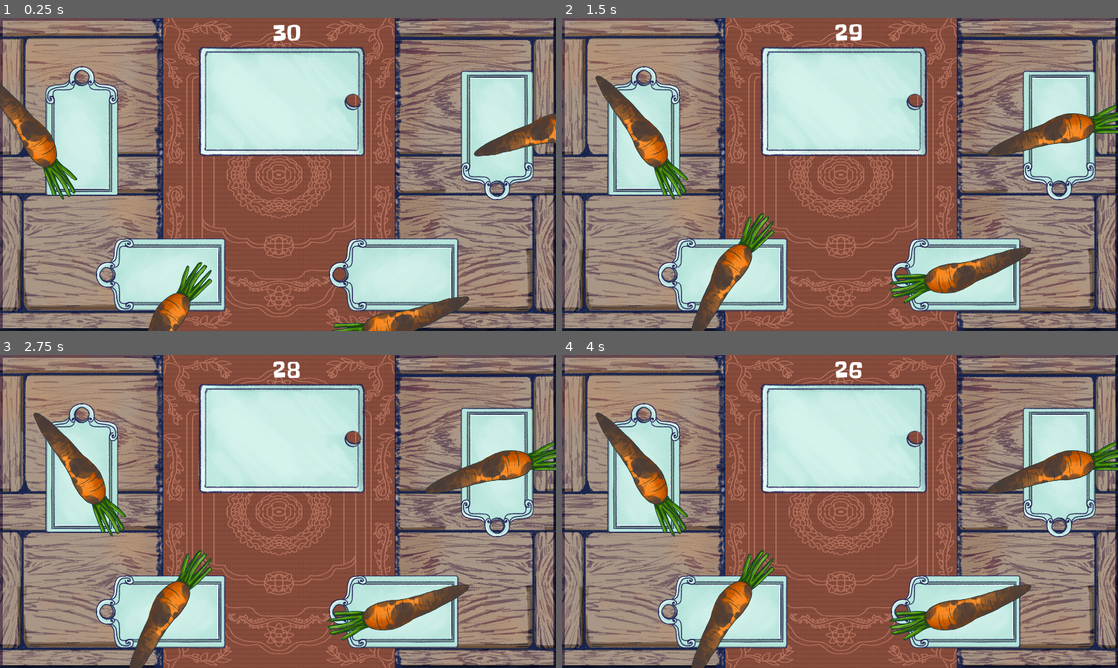
Above: before the commit, frames 1-4 (two rows, left to right).
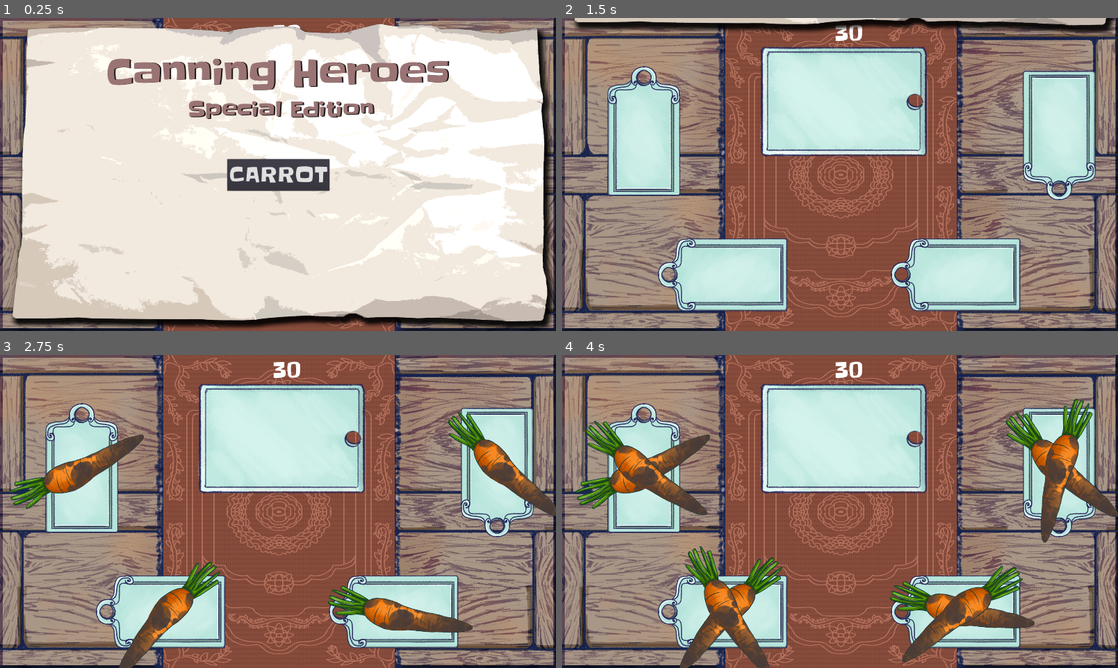
Above: after the commit, the same moments.

Repository: doctor-g/CanningHeroesGE
Game: Godot game, scene res://src/Game.tscn
The game is run twice, just before and just after one commit, with the same random seed, the same clock (stepped at 60 frames per second) and the same inputs.
Inputs (mouse positions are in pixels of both pictures, inside the frame that each line leads up to):
- Up to frame 1 (0.25 s): no input
- Up to frame 2 (1.5 s): click (840, 174) at 0.5 s, where only the run after the commit has a clickable "CARROT"; drag from (717, 293) to (979, 268) at 1.27 s
- Up to frame 3 (2.75 s): tap Enter at 2 s; drag from (417, 605) to (155, 630) at 2.02 s
- Up to frame 4 (4 s): move the mouse to (1040, 473) at 2.77 s; click (1040, 473) at 2.92 s; drag from (628, 458) to (979, 605) at 3.52 s

The runs differ from the first frame. In frame 1, 90% of the frame differs, in the area x 0-100%, y 1-100%; in frame 2, 10%; in frame 3, 9.5%; in frame 4, 14%.

Commit message:
Implement core loop of menu->game->end
When dismissing the end screen, the main scene is reloaded. This is
the same behavior as the original version. It's not very elegant, but
it works.

Diff:
--- a/project/project.godot
+++ b/project/project.godot
@@ -9,6 +9,11 @@
 config_version=4
 
 _global_script_classes=[ {
+"base": "Node",
+"class": "Food",
+"language": "GDScript",
+"path": "res://src/Food/Food.gd"
+}, {
 "base": "Control",
 "class": "GameTimer",
 "language": "GDScript",
@@ -25,6 +30,7 @@
 "path": "res://src/Util/TweenPool.gd"
 } ]
 _global_script_class_icons={
+"Food": "",
 "GameTimer": "",
 "Tray": "",
 "TweenPool": ""
@@ -35,6 +41,10 @@
 config/name="Canning Heroes"
 run/main_scene="res://src/Game.tscn"
 config/icon="res://icon.png"
+
+[debug]
+
+gdscript/warnings/return_value_discarded=false
 
 [display]
 
--- a/project/src/Food/Carrot/CleanableCarrot.gd
+++ b/project/src/Food/Carrot/CleanableCarrot.gd
@@ -1,6 +1,4 @@
-extends Area2D
-
-signal cleaned()
+extends "../Food.gd"
 
 # How far to move to count as movement when scrubbing
 export var movement_threshold_squared := 1
@@ -18,13 +16,13 @@
 onready var dirt : Sprite = $Carrot/Dirt
 
 func _process(delta:float):
-	if _is_scrubbing and not _is_clean:
+	if enabled and _is_scrubbing and not _is_clean:
 		var prev :Color = dirt.self_modulate
 		var new_alpha : float = prev.a - clean_rate * delta
 		if new_alpha <= 0:
 			dirt.visible = false
 			_is_clean = true
-			emit_signal("cleaned")
+			emit_signal("processed")
 		else:
 			dirt.self_modulate = Color(prev.r, prev.g, prev.b, new_alpha)
 		_is_scrubbing = false
--- /dev/null
+++ b/project/src/Food/Food.gd
@@ -0,0 +1,8 @@
+extends Node
+class_name Food
+
+# Emitted when this food is fully processed
+# warning-ignore:unused_signal
+signal processed(food)
+
+var enabled := true
--- a/project/src/Game.gd
+++ b/project/src/Game.gd
@@ -1,8 +1,14 @@
 extends Node
 
 export(int) var round_duration := 30
+export(float) var paper_fly_duration := 1.5
 
-var Carrot = preload("res://src/Food/Carrot/CleanableCarrot.tscn")
+# This is an awkward workaround the lack of a timer.is_active method
+var _has_timer_started := false
+
+const CARROT_ROUND := {
+	"food": preload("res://src/Food/Carrot/CleanableCarrot.tscn")
+}
 
 onready var _workstations := []
 onready var _tween_pool : TweenPool = $TweenPool
@@ -10,42 +16,77 @@
 onready var _timer : Timer = $Timer
 onready var _ui_timer : GameTimer = $Interface/GameTimer
 
+onready var _round_config := CARROT_ROUND
+onready var _GameOverScene := preload("res://src/UI/GameOver.tscn")
+
 # Number of fruits completed
 var _completed := 0
 
 func _ready():
 	_workstations = $Workstations.get_children()
+
+
+func _start_game():
 	for workstation in _workstations:
-		_add_carrot_to(workstation)
+		_add_food_to(workstation)
 	_timer.start(round_duration)
+	_has_timer_started = true
+
 
 func _process(_delta:float):
-	_ui_timer.update_time_remaining(_timer.time_left)
+	_ui_timer.update_time_remaining(_timer.time_left if _has_timer_started else round_duration)
 
 
-func _add_carrot_to(workstation):
+func _add_food_to(workstation:Node2D):
 	var tween = _tween_pool.create()
 	var source = workstation.spawn_point.get_global_transform().origin
 	var destination = workstation.get_global_transform().origin
-	var carrot = Carrot.instance()
-	carrot.position = source
-	carrot.rotation_degrees = rand_range(1,360)
-	$Food.add_child(carrot)
-	tween.interpolate_property(carrot, "position", source, destination, 1, Tween.TRANS_CUBIC, Tween.EASE_OUT)
+	var food = _round_config["food"].instance()
+	food.position = source
+	food.rotation_degrees = rand_range(1,360)
+	$Food.add_child(food)
+	tween.interpolate_property(food, "position", source, destination, 1, Tween.TRANS_CUBIC, Tween.EASE_OUT)
 	tween.start()
-	carrot.connect("cleaned", self, "_on_carrot_cleaned", [carrot, workstation])
+	food.connect("processed", self, "_on_food_processed", [food, workstation])
 
 
-func _on_carrot_cleaned(carrot:Area2D, workstation):
+func _on_food_processed(food:Area2D, workstation):
 	# Track completion and adjust Z so the latest is on top
 	_completed = _completed + 1
-	carrot.z_index = _completed
+	food.z_index = _completed
 
-	# Fly the carrot to the tray
+	# Fly the food to the tray
 	var tween = _tween_pool.create()
 	var destination = _tray.get_global_transform().xform(_tray.get_food_target())
-	tween.interpolate_property(carrot, "position", null, destination, 1, Tween.TRANS_CUBIC, Tween.EASE_OUT)
+	tween.interpolate_property(food, "position", null, destination, 1, Tween.TRANS_CUBIC, Tween.EASE_OUT)
 	tween.start()
 
-	# Add a new carrot
-	_add_carrot_to(workstation)
+	# Add a new food
+	_add_food_to(workstation)
+
+
+func _on_Timer_timeout():
+	# Set up and fly in the GameOver scene
+	var game_over_scene : Sprite = _GameOverScene.instance()
+	game_over_scene.z_index = _completed  # Force on top of food pile
+	add_child(game_over_scene)
+	game_over_scene.position = Vector2(0,-game_over_scene.texture.get_height())
+	var tween : Tween = _tween_pool.create()
+	tween.interpolate_property(game_over_scene, "position", null, Vector2.ZERO, paper_fly_duration, Tween.TRANS_CUBIC, Tween.EASE_OUT)
+	tween.start()
+
+	# Prevent further interaction with the food on the table
+	for food in $Food.get_children():
+		(food as Food).enabled = false
+
+
+func _on_MainMenu_game_selected(selection):
+	match selection:
+		"carrot":
+			var tween : Tween = _tween_pool.create()
+			tween.interpolate_property($MainMenu, "position", null, Vector2(0,-$Table.texture.get_height()), paper_fly_duration, Tween.TRANS_CUBIC, Tween.EASE_OUT)
+			tween.start()
+			tween.connect("tween_completed", self, "_on_MainMenu_fly_out_completed", [], CONNECT_ONESHOT)
+
+func _on_MainMenu_fly_out_completed(_object, _path):
+	_start_game()
--- a/project/src/Game.tscn
+++ b/project/src/Game.tscn
@@ -6,6 +6,7 @@
 [ext_resource path="res://src/Util/TweenPool.tscn" type="PackedScene" id=4]
 [ext_resource path="res://src/Environment/Tray.tscn" type="PackedScene" id=5]
 [ext_resource path="res://src/UI/GameTimer.tscn" type="PackedScene" id=6]
+[ext_resource path="res://src/UI/MainMenu.tscn" type="PackedScene" id=7]
 
 [node name="Game" type="Node"]
 script = ExtResource( 2 )
@@ -49,3 +50,7 @@
 [node name="Timer" type="Timer" parent="."]
 wait_time = 30.0
 one_shot = true
+
+[node name="MainMenu" parent="." instance=ExtResource( 7 )]
+[connection signal="timeout" from="Timer" to="." method="_on_Timer_timeout"]
+[connection signal="game_selected" from="MainMenu" to="." method="_on_MainMenu_game_selected"]
--- /dev/null
+++ b/project/src/UI/GameOver.gd
@@ -0,0 +1,4 @@
+extends Sprite
+
+func _on_OkButton_pressed():
+	get_tree().change_scene("res://src/Game.tscn")
--- /dev/null
+++ b/project/src/UI/GameOver.tscn
@@ -0,0 +1,49 @@
+[gd_scene load_steps=4 format=2]
+
+[ext_resource path="res://assets/ui/paper.png" type="Texture" id=1]
+[ext_resource path="res://assets/ui/canning_heroes_theme.tres" type="Theme" id=2]
+[ext_resource path="res://src/UI/GameOver.gd" type="Script" id=3]
+
+[node name="GameOver" type="Sprite"]
+texture = ExtResource( 1 )
+centered = false
+script = ExtResource( 3 )
+
+[node name="Control" type="Control" parent="."]
+anchor_right = 1.0
+anchor_bottom = 1.0
+__meta__ = {
+"_edit_use_anchors_": false
+}
+
+[node name="Label" type="Label" parent="Control"]
+anchor_top = 0.5
+anchor_right = 1.0
+anchor_bottom = 0.5
+margin_top = -50.5
+margin_bottom = 50.5
+theme = ExtResource( 2 )
+custom_colors/font_color = Color( 0.498039, 0.356863, 0.356863, 1 )
+custom_colors/font_color_shadow = Color( 0.0588235, 0.0509804, 0.0509804, 1 )
+custom_constants/shadow_offset_x = 3
+text = "A Winner is You"
+align = 1
+__meta__ = {
+"_edit_use_anchors_": false
+}
+
+[node name="OkButton" type="Button" parent="Control"]
+anchor_left = 0.5
+anchor_top = 1.0
+anchor_right = 0.5
+anchor_bottom = 1.0
+margin_left = -67.5
+margin_top = -218.58
+margin_right = 67.5
+margin_bottom = -111.58
+theme = ExtResource( 2 )
+text = "OK"
+__meta__ = {
+"_edit_use_anchors_": false
+}
+[connection signal="pressed" from="Control/OkButton" to="." method="_on_OkButton_pressed"]
--- a/project/src/UI/GameTimer.tscn
+++ b/project/src/UI/GameTimer.tscn
@@ -20,7 +20,7 @@
 margin_bottom = 14.0
 theme = ExtResource( 1 )
 custom_fonts/font = ExtResource( 2 )
-text = "0"
+text = "30"
 __meta__ = {
 "_edit_use_anchors_": false
 }
--- /dev/null
+++ b/project/src/UI/MainMenu.gd
@@ -0,0 +1,6 @@
+extends Sprite
+
+signal game_selected(selection)
+
+func _on_CarrotButton_pressed():
+	emit_signal("game_selected", "carrot")
--- /dev/null
+++ b/project/src/UI/MainMenu.tscn
@@ -0,0 +1,69 @@
+[gd_scene load_steps=6 format=2]
+
+[ext_resource path="res://assets/ui/paper.png" type="Texture" id=1]
+[ext_resource path="res://assets/ui/canning_heroes_theme.tres" type="Theme" id=2]
+[ext_resource path="res://assets/ui/Slackey-Regular.ttf" type="DynamicFontData" id=3]
+[ext_resource path="res://src/UI/MainMenu.gd" type="Script" id=4]
+
+[sub_resource type="DynamicFont" id=1]
+size = 128
+font_data = ExtResource( 3 )
+
+[node name="MainMenu" type="Sprite"]
+texture = ExtResource( 1 )
+centered = false
+script = ExtResource( 4 )
+
+[node name="Interface" type="Control" parent="."]
+anchor_right = 1.0
+anchor_bottom = 1.0
+__meta__ = {
+"_edit_use_anchors_": false
+}
+
+[node name="Label" type="Label" parent="Interface"]
+anchor_right = 1.0
+margin_top = 101.0
+margin_bottom = 14.0
+theme = ExtResource( 2 )
+custom_fonts/font = SubResource( 1 )
+custom_colors/font_color = Color( 0.603922, 0.454902, 0.454902, 1 )
+custom_colors/font_color_shadow = Color( 0.117647, 0.0901961, 0.0901961, 1 )
+custom_constants/shadow_offset_x = 4
+text = "Canning Heroes"
+align = 1
+__meta__ = {
+"_edit_use_anchors_": false
+}
+
+[node name="Label2" type="Label" parent="Interface"]
+anchor_right = 1.0
+margin_left = 11.0
+margin_top = 265.401
+margin_right = 11.0
+margin_bottom = 366.401
+theme = ExtResource( 2 )
+custom_colors/font_color = Color( 0.603922, 0.454902, 0.454902, 1 )
+custom_colors/font_color_shadow = Color( 0.117647, 0.0901961, 0.0901961, 1 )
+custom_constants/shadow_offset_x = 4
+text = "Special Edition"
+align = 1
+__meta__ = {
+"_edit_use_anchors_": false
+}
+
+[node name="CarrotButton" type="Button" parent="Interface"]
+anchor_left = 0.5
+anchor_top = 0.5
+anchor_right = 0.5
+anchor_bottom = 0.5
+margin_left = -175.0
+margin_top = -53.5
+margin_right = 175.0
+margin_bottom = 53.5
+theme = ExtResource( 2 )
+text = "CARROT"
+__meta__ = {
+"_edit_use_anchors_": false
+}
+[connection signal="pressed" from="Interface/CarrotButton" to="." method="_on_CarrotButton_pressed"]
Binary file added: project/assets/ui/paper.png
Not shown, added: project/assets/ui/paper.png.import
Not shown: 1 places in project/src/Game.tscn that only renumber resources
Not shown, added: project/assets/ui/.directory
